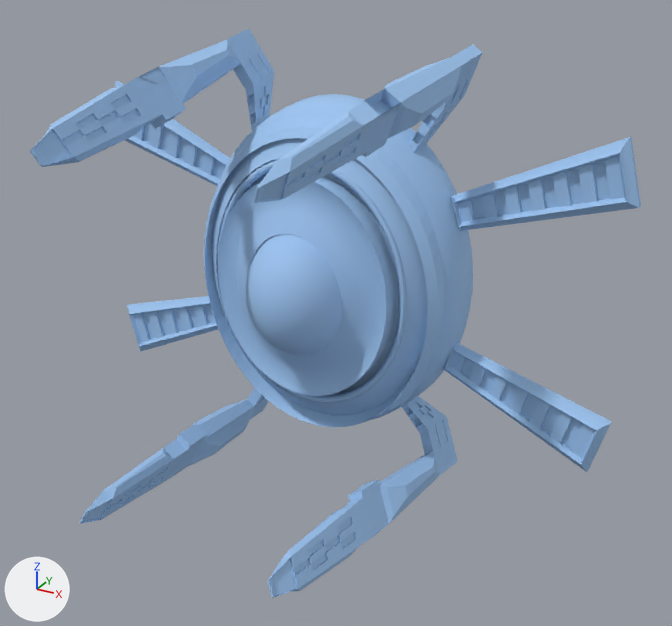
What one commit did to the OBJ model AGT_TEMPLATE/game/assets/models/static/drone/drone.obj.
Both versions are drawn from a 50 mm camera at (0.646, -1.145, 0.866) aimed at (0.073, -0.103, 0.345). The lights are fixed; the arrows at lower left show +X, +Y and +Z. Where no turn or scale is listed for an object, it has been applied to the vertices.
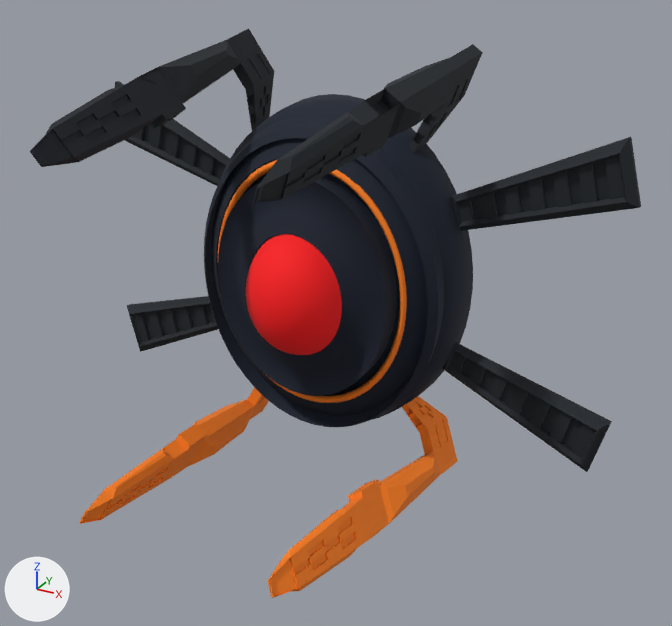
Boxes [x1, y1, x2, y2] around the edits, measured in the pictures (672 x 626 px):
'Sphere001', recoloured, surface changed
    both: [204, 94, 473, 427]
'body006', recoloured (blue to black)
    both: [30, 28, 274, 167]
'body005', recoloured (blue to black)
    both: [254, 44, 483, 203]
'Box034', recoloured (blue to black)
    both: [451, 137, 641, 231]
'body004', recoloured, surface changed (blue to orange)
    both: [267, 396, 458, 598]
'Sphere002', recoloured (blue to red)
    both: [246, 234, 342, 355]
'Box006', recoloured (blue to black)
    both: [442, 342, 612, 472]
'body003', recoloured, surface changed (blue to orange)
    both: [79, 387, 268, 524]
'Box036', recoloured (blue to black)
    both: [127, 296, 218, 352]
'Box035', recoloured (blue to black)
    both: [115, 81, 230, 186]
'Torus001', recoloured (blue to orange)
    both: [218, 160, 407, 403]

The change, as a list of edits to the scene's bpy script:
```text
Change mat_wire_088144225:
    mat_wire_088144225.base_color: (0.345, 0.565, 0.882) -> (0.00937, 0.0134, 0.0188)  # blue #9fc6f1 -> black #181f25
Add mat_wire_088144225_003:
    mat_wire_088144225_003 = principled_material('wire_088144225.003')
    mat_wire_088144225_003.base_color = (1.0, 0.219, 0.00739)  # orange #ff8115
    mat_wire_088144225_003.roughness = 0.829
Add mat_wire_088144225_002:
    mat_wire_088144225_002 = principled_material('wire_088144225.002')
    mat_wire_088144225_002.base_color = (1.0, 0.00307, 0.00543)  # red #ff0a11
    mat_wire_088144225_002.roughness = 0.829
Add mat_wire_088144225_001:
    mat_wire_088144225_001 = principled_material('wire_088144225.001')
    mat_wire_088144225_001.base_color = (0.0022, 0.00737, 0.0218)  # black #071529
    mat_wire_088144225_001.roughness = 0.829
Change me_body003:
    where me_body003.from_pydata(...)  # 308 vertices, 322 faces; spans x -0.2..-0.126, y -0.402..0.111, z 0.022..0.164
    used by ob_body003; location = (0.0, 0.0, 0.0)
    me_body003 part 1: 322 faces spanning x -0.2..-0.126, y -0.402..0.111, z 0.022..0.164 switch from mat_wire_088144225 (blue #9fc6f1) to mat_wire_088144225_003 (orange #ff8115)
Change me_body004:
    where me_body004.from_pydata(...)  # 308 vertices, 322 faces; spans x 0.12..0.194, y -0.402..0.111, z 0.022..0.164
    used by ob_body004; location = (0.0, 0.0, 0.0)
    me_body004 part 2: 322 faces spanning x 0.12..0.194, y -0.402..0.111, z 0.022..0.164 switch from mat_wire_088144225 (blue #9fc6f1) to mat_wire_088144225_003 (orange #ff8115)
Change me_sphere001:
    where me_sphere001.from_pydata(...)  # 1168 vertices, 1219 faces; spans x -0.219..0.213, y -0.094..0.13, z 0.096..0.613
    used by ob_sphere001; location = (0.0, 0.0, 0.0)
    me_sphere001 part 3: 1219 faces spanning x -0.219..0.213, y -0.094..0.13, z 0.096..0.613 switch from mat_wire_088144225 (blue #9fc6f1) to mat_wire_088144225_001 (black #071529)
Change me_sphere002:
    where me_sphere002.from_pydata(...)  # 674 vertices, 728 faces; spans x -0.078..0.077, y -0.158..-0.092, z 0.259..0.445
    remove me_sphere002.materials.append(mat_wire_088144225)  # blue #9fc6f1
    add me_sphere002.materials.append(mat_wire_088144225_002)  # red #ff0a11
Change me_torus001:
    where me_torus001.from_pydata(...)  # 392 vertices, 392 faces; spans x -0.16..0.159, y -0.061..-0.049, z 0.164..0.545
    remove me_torus001.materials.append(mat_wire_088144225)  # blue #9fc6f1
    add me_torus001.materials.append(mat_wire_088144225_003)  # orange #ff8115
```
